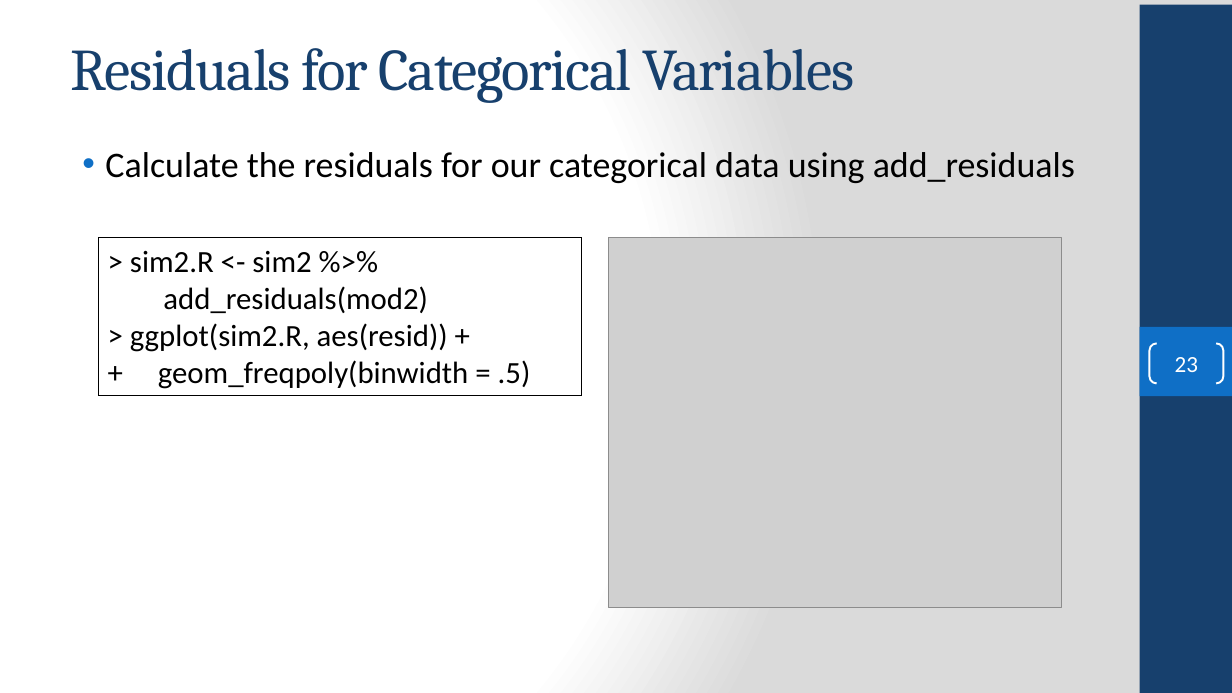
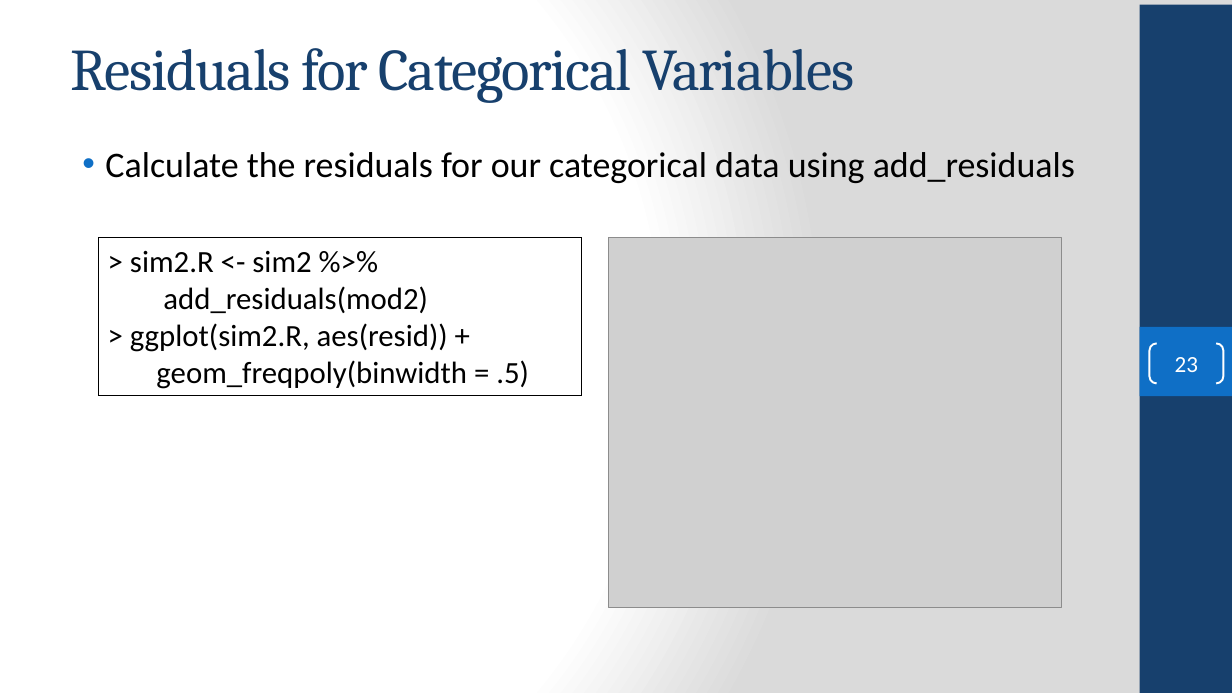
Before and after one commit to FSCJ-COP2073C/cop2073c-FullContent, a slide deck: slide 23 of slides/COP2073C-Module11.pptx. Drawn at 1232x693 pixels with LibreOffice and Linux fonts; fonts in the diff are those of the drawing; grey boxes stand for pictures; background and template pictures are left out. Boxes give left, top, right and bottom in pixels: in the first picture for what was removed or moved away, otherwise in the second. Text is boxed around its words. In the diff, an @@ line names an element or a change of style, - is before the commit and + after.

```diff
--- a/slides/COP2073C-Module11.pptx
+++ b/slides/COP2073C-Module11.pptx
@@ text in rectangle at box(156, 360, 529, 389): text changed @@
-+ geom_freqpoly(binwidth = .5)
+geom_freqpoly(binwidth = .5)
```
Also in this commit, not shown: 6 other slides changed, 3 other files.
